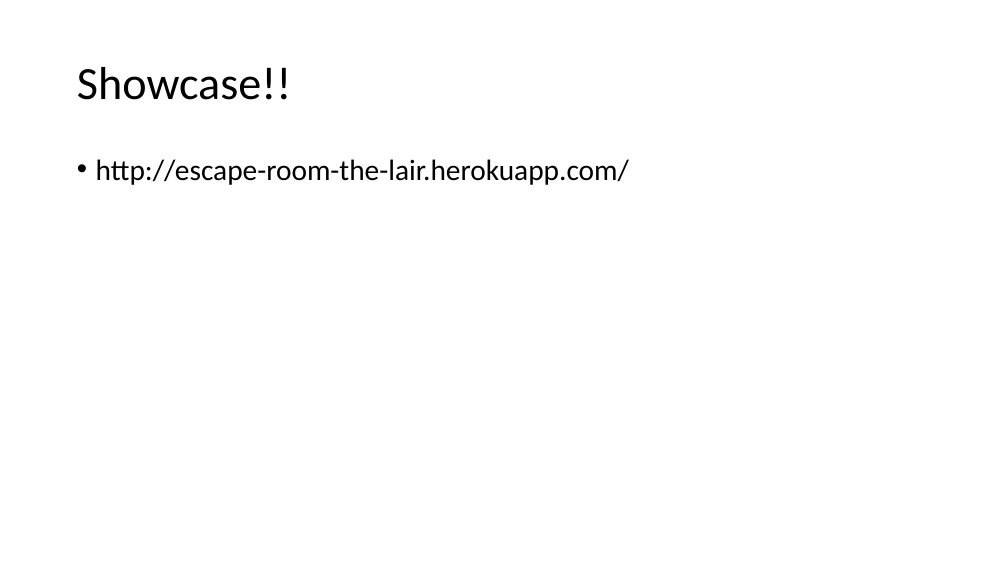
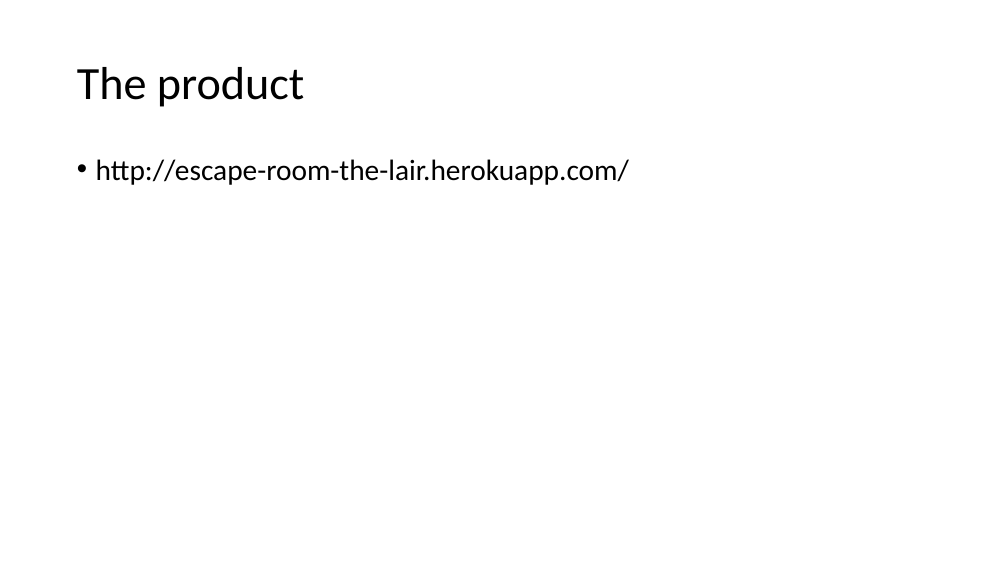
Before and after one commit to FloorWieringa/Individueel-Project-Sogyo, a slide deck: slide 6 of Sogyo IP.pptx (slide 5 before the commit). Drawn at 1008x567 pixels with LibreOffice and Linux fonts; fonts in the diff are those of the drawing. Boxes give left, top, right and bottom in pixels: in the first picture for what was removed or moved away, otherwise in the second. Text is boxed around its words. In the diff, an @@ line names an element or a change of style, - is before the commit and + after.

```diff
--- a/Sogyo IP.pptx
+++ b/Sogyo IP.pptx
@@ title at [77, 67, 304, 107]: text changed @@
-Showcase!!
+The product
```
Also in this commit, not shown: 2 other slides changed, 2 slides added, 1 slide removed, 2 other files.
